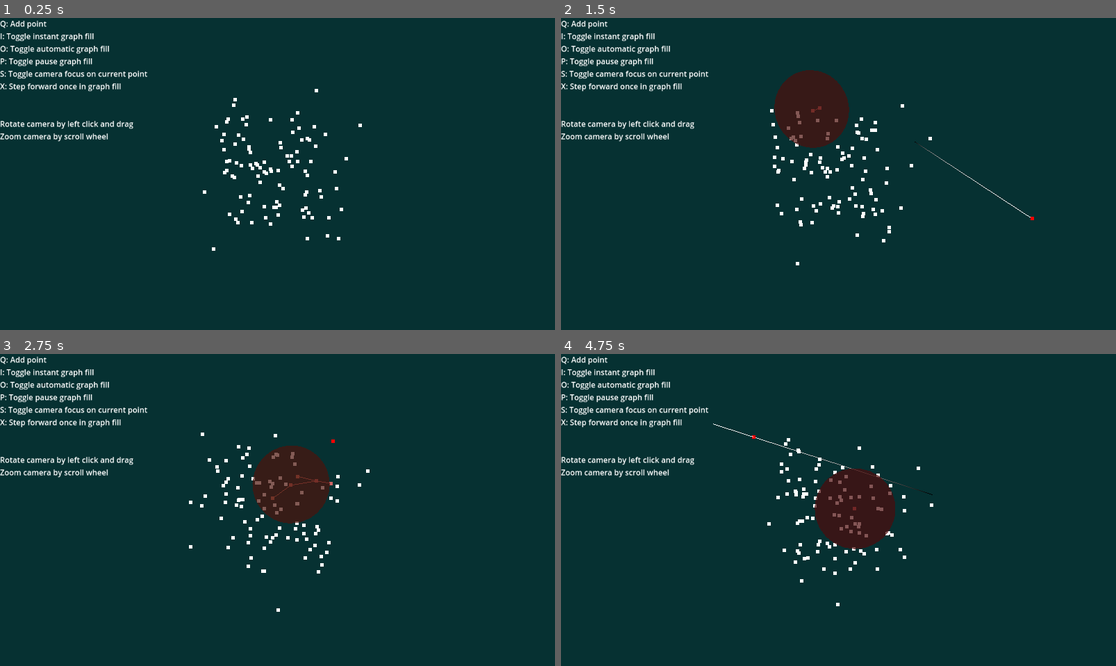
Above: before the commit, frames 1-4 (two rows, left to right).
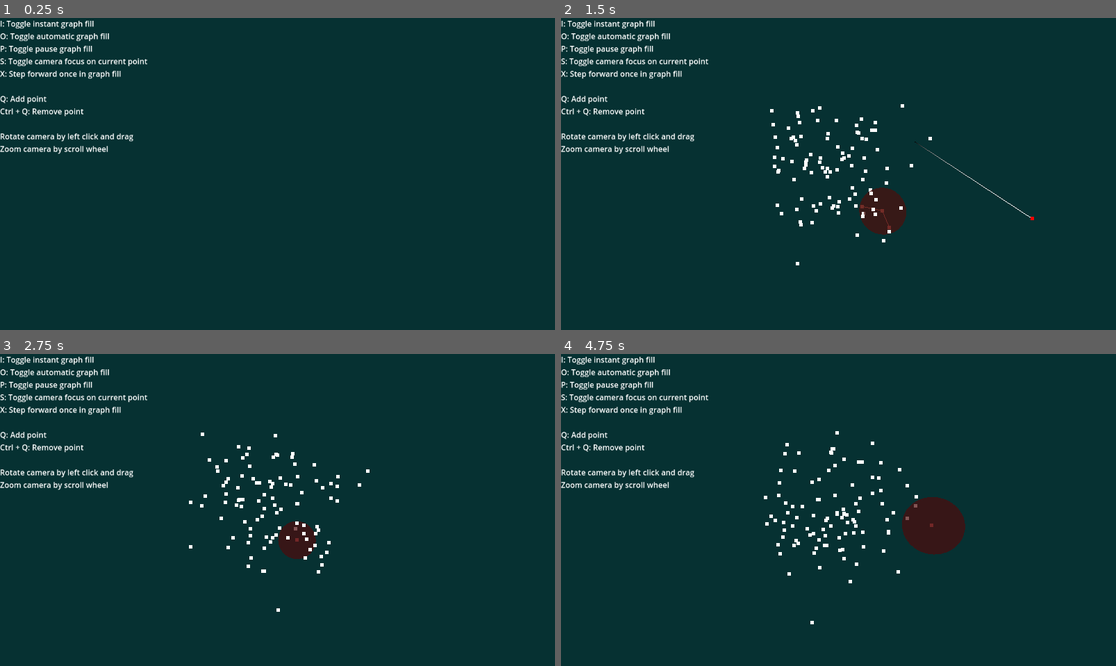
Above: after the commit, the same moments.

Repository: Homshnogen/Unit-Disk-Graph-3D
Game: Godot game, scene res://main.tscn
The game is run twice, just before and just after one commit, with the same random seed, the same clock (stepped at 60 frames per second) and the same inputs.
Inputs (mouse positions are in pixels of both pictures, inside the frame that each line leads up to):
- Up to frame 1 (0.25 s): no input
- Up to frame 2 (1.5 s): move the mouse to (960, 158) at 0.52 s; hold X (step_forward) 0.53-1.25 s; tap Q (place_point) at 0.6 s; click (960, 158) at 0.67 s; tap K (test) at 0.8 s; drag from (727, 189) to (810, 236) at 1.27 s
- Up to frame 3 (2.75 s): tap Enter at 2 s; move the mouse to (333, 441) at 2.02 s; hold X (step_forward) from 2.03 s (still down); tap W (toggle_camera, bound only before the commit) at 2.1 s; click (333, 441) at 2.17 s; tap Q (place_point) at 2.3 s
- Up to frame 4 (4.75 s): release X (step_forward) at 2.75 s; drag from (810, 572) to (672, 463) at 2.77 s; move the mouse to (1005, 556) at 3.52 s; press the mouse at (1005, 556) at 3.53 s; tap W (toggle_camera, bound only before the commit) at 3.8 s; tap R (reset_points) at 4.15 s; release the mouse at (1005, 556) at 4.25 s; drag from (672, 463) to (755, 432) at 4.27 s

The runs differ from the first frame. In frame 1, 3.4% of the frame differs, in the area x 0-66%, y 0-75%; in frame 2, 6.3%; in frame 3, 6.0%; in frame 4, 8.2%, in the area x 0-73%, y 0-87%.

Commit message:
can add and remove points

Diff:
--- a/GimbalCamera.gd
+++ b/GimbalCamera.gd
@@ -89,27 +89,34 @@
 	elevate_camera(y)
 
 func place_point() :
-	var mouse := get_viewport().get_mouse_position()
-	var array_mesh = ArrayMesh.new()
-	var arrs = []
-	arrs.resize(Mesh.ARRAY_MAX)
-	place_hint_vertices = [camera.project_position(mouse, -0.5 + local_camera_distance), camera.project_position(mouse, 2 + local_camera_distance)]
-	var colors : PackedColorArray = [Color.WHITE, Color.BLACK]
-	var lines : PackedInt32Array = [0, 1]
-	arrs[Mesh.ARRAY_VERTEX] = place_hint_vertices
-	arrs[Mesh.ARRAY_COLOR] = colors
-	# array_mesh.add_surface_from_arrays(PrimitiveMesh.PRIMITIVE_POINTS, arrs)
-	arrs[Mesh.ARRAY_INDEX] = lines
-	array_mesh.add_surface_from_arrays(PrimitiveMesh.PRIMITIVE_LINES, arrs)
-
-	var mesh_instance = MeshInstance3D.new()
-	mesh_instance.mesh = array_mesh
-	# mesh_instance.set_surface_override_material(0, ResourceLoader.load("res://point_material.tres", "Material") as Material)
-	mesh_instance.set_surface_override_material(0, ResourceLoader.load("res://line_material.tres", "Material") as Material)
 	if place_hint :
 		place_hint.queue_free()
-	add_child(mesh_instance)
-	place_hint = mesh_instance
+		place_hint = null
+		place_hint_point_mesh.queue_free()
+		place_hint_point_mesh = null
+		place_hint_vertices = []
+		point_cloud.add_vertex(place_hint_point)
+
+	else :
+		var mouse := get_viewport().get_mouse_position()
+		var array_mesh = ArrayMesh.new()
+		var arrs = []
+		arrs.resize(Mesh.ARRAY_MAX)
+		place_hint_vertices = [camera.project_position(mouse, -0.5 + local_camera_distance), camera.project_position(mouse, 2 + local_camera_distance)]
+		var colors : PackedColorArray = [Color.WHITE, Color.BLACK]
+		var lines : PackedInt32Array = [0, 1]
+		arrs[Mesh.ARRAY_VERTEX] = place_hint_vertices
+		arrs[Mesh.ARRAY_COLOR] = colors
+		# array_mesh.add_surface_from_arrays(PrimitiveMesh.PRIMITIVE_POINTS, arrs)
+		arrs[Mesh.ARRAY_INDEX] = lines
+		array_mesh.add_surface_from_arrays(PrimitiveMesh.PRIMITIVE_LINES, arrs)
+
+		var mesh_instance = MeshInstance3D.new()
+		mesh_instance.mesh = array_mesh
+		# mesh_instance.set_surface_override_material(0, ResourceLoader.load("res://point_material.tres", "Material") as Material)
+		mesh_instance.set_surface_override_material(0, ResourceLoader.load("res://line_material.tres", "Material") as Material)
+		add_child(mesh_instance)
+		place_hint = mesh_instance
 
 var local_camera_distance := 1.0
 var sphere_view := false
@@ -121,6 +128,15 @@
 		drag_camera(event.relative.x / 180, event.relative.y / 180)
 	elif Input.is_action_just_pressed("toggle_camera"):
 		active_pose = (active_pose + 1) % Poses.size()
+	elif Input.is_action_just_pressed("pop_point"):
+		if place_hint :
+			place_hint.queue_free()
+			place_hint = null
+			place_hint_point_mesh.queue_free()
+			place_hint_point_mesh = null
+			place_hint_vertices = []
+		else :
+			point_cloud.pop_vertex()
 	elif (Input.is_action_just_pressed("place_point")) :
 		place_point()
 	elif event is InputEventMouseButton and event.button_index == MOUSE_BUTTON_WHEEL_UP:
@@ -138,7 +154,7 @@
 			var mouse := get_viewport().get_mouse_position()
 			var C := camera.unproject_position(place_hint_vertices[0])
 			var D := camera.unproject_position(place_hint_vertices[1]) - C
-			print_debug(mouse, C, D)
+			print_debug(place_hint_point, point_cloud.to_local(place_hint_point))
 	elif Input.is_action_just_pressed("sphere_view") :
 		sphere_view = !sphere_view
 		if sphere_view :
--- a/PointCloud.gd
+++ b/PointCloud.gd
@@ -15,6 +15,17 @@
 var cells : Dictionary # (Vector3i, Cell)
 
 signal bfs_next
+
+func add_vertex(point : Vector3) :
+	vertices.append(to_local(point))
+	bfs_reset()
+	update_mesh()
+
+func pop_vertex() :
+	if vertices.size() > 1 :
+		vertices.resize(vertices.size()-1)
+		bfs_reset()
+		update_mesh()
 
 class bfs_Controller:
 	var running := true
@@ -33,9 +44,10 @@
 
 func _input(event):
 	if (Input.is_action_just_pressed("reset_points")) :
-		reset_points()
+		# reset_points()
 		bfs_reset()
-	elif (Input.is_action_just_pressed("step_forward")) and GlobalState.state == GlobalState.STATE_PAUSED :
+		update_mesh()
+	elif (Input.is_action_just_pressed("step_forward")) :
 		bfs_next.emit()
 		update_mesh()
 
@@ -62,6 +74,11 @@
 func bfs_reset(): # handles instances of bfs call memory
 	bfs_state.running = false
 	bfs_next.emit()
+	lines = PackedInt32Array()
+	colors = PackedColorArray()
+	colors.resize(vertices.size())
+	for i in vertices.size() :
+		colors[i] = Color.WHITE
 	bfs_state = bfs_Controller.new()
 	bfs(bfs_state)
 
@@ -99,8 +116,8 @@
 	sphere_material.albedo_color.v = 1.0
 	setup_search()
 	var bfs_points := []
-	for i in range(vertices.size()) :
-		bfs_points.push_back(i)
+	for i in range(vertices.size(), 0, -1) :
+		bfs_points.push_back(i-1)
 	var bfs_queue := []
 	lines = []
 	var colori = 0.0
@@ -199,12 +216,9 @@
 
 func reset_points():
 	vertices = PackedVector3Array()
-	lines = PackedInt32Array()
-	colors = PackedColorArray()
 
 	for i in range(numpoints):
 		vertices.append(scalef*( Vector3(randf(),randf(),randf()) - Vector3(0.5,0.5,0.5) ))
-		colors.append(Color.WHITE);
 
 	update_mesh()
 
--- a/main.tscn
+++ b/main.tscn
@@ -52,13 +52,14 @@
 [node name="Label" type="Label" parent="."]
 offset_right = 40.0
 offset_bottom = 23.0
-text = "Q: Add point
-I: Toggle instant graph fill
+text = "I: Toggle instant graph fill
 O: Toggle automatic graph fill
 P: Toggle pause graph fill
 S: Toggle camera focus on current point
 X: Step forward once in graph fill
 
+Q: Add point
+Ctrl + Q: Remove point
 
 Rotate camera by left click and drag
 Zoom camera by scroll wheel"
--- a/project.godot
+++ b/project.godot
@@ -36,11 +36,6 @@
 "events": [Object(InputEventKey,"resource_local_to_scene":false,"resource_name":"","device":-1,"window_id":0,"alt_pressed":false,"shift_pressed":false,"ctrl_pressed":false,"meta_pressed":false,"pressed":false,"keycode":0,"physical_keycode":81,"key_label":0,"unicode":113,"echo":false,"script":null)
 ]
 }
-toggle_camera={
-"deadzone": 0.5,
-"events": [Object(InputEventKey,"resource_local_to_scene":false,"resource_name":"","device":-1,"window_id":0,"alt_pressed":false,"shift_pressed":false,"ctrl_pressed":false,"meta_pressed":false,"pressed":false,"keycode":0,"physical_keycode":87,"key_label":0,"unicode":119,"echo":false,"script":null)
-]
-}
 pause_state={
 "deadzone": 0.5,
 "events": [Object(InputEventKey,"resource_local_to_scene":false,"resource_name":"","device":-1,"window_id":0,"alt_pressed":false,"shift_pressed":false,"ctrl_pressed":false,"meta_pressed":false,"pressed":false,"keycode":0,"physical_keycode":80,"key_label":0,"unicode":112,"echo":false,"script":null)
@@ -71,6 +66,11 @@
 "events": [Object(InputEventKey,"resource_local_to_scene":false,"resource_name":"","device":-1,"window_id":0,"alt_pressed":false,"shift_pressed":false,"ctrl_pressed":false,"meta_pressed":false,"pressed":false,"keycode":0,"physical_keycode":83,"key_label":0,"unicode":115,"echo":false,"script":null)
 ]
 }
+pop_point={
+"deadzone": 0.5,
+"events": [Object(InputEventKey,"resource_local_to_scene":false,"resource_name":"","device":-1,"window_id":0,"alt_pressed":false,"shift_pressed":false,"ctrl_pressed":true,"meta_pressed":false,"pressed":false,"keycode":0,"physical_keycode":81,"key_label":0,"unicode":0,"echo":false,"script":null)
+]
+}
 
 [rendering]
 
